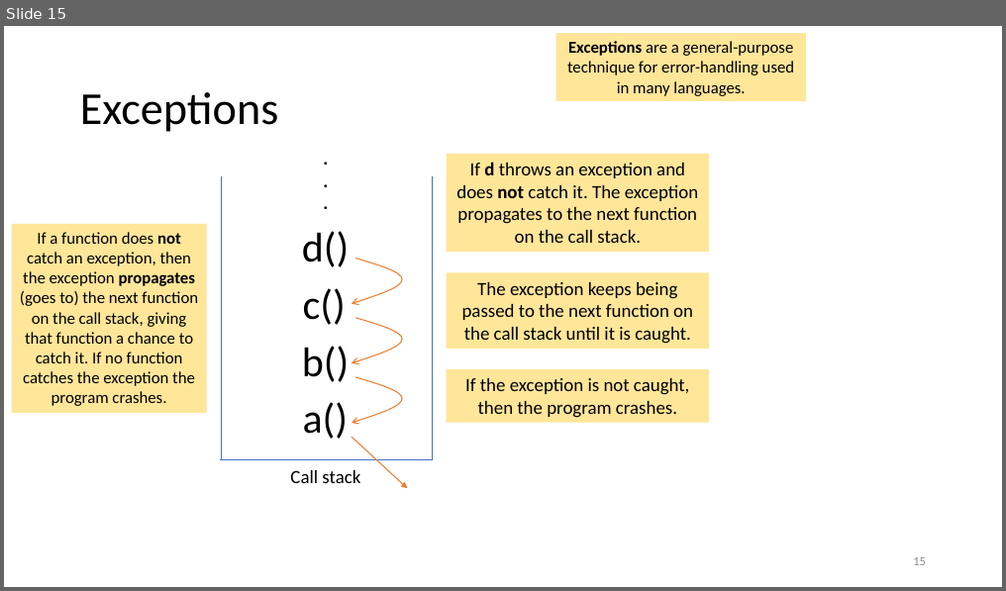
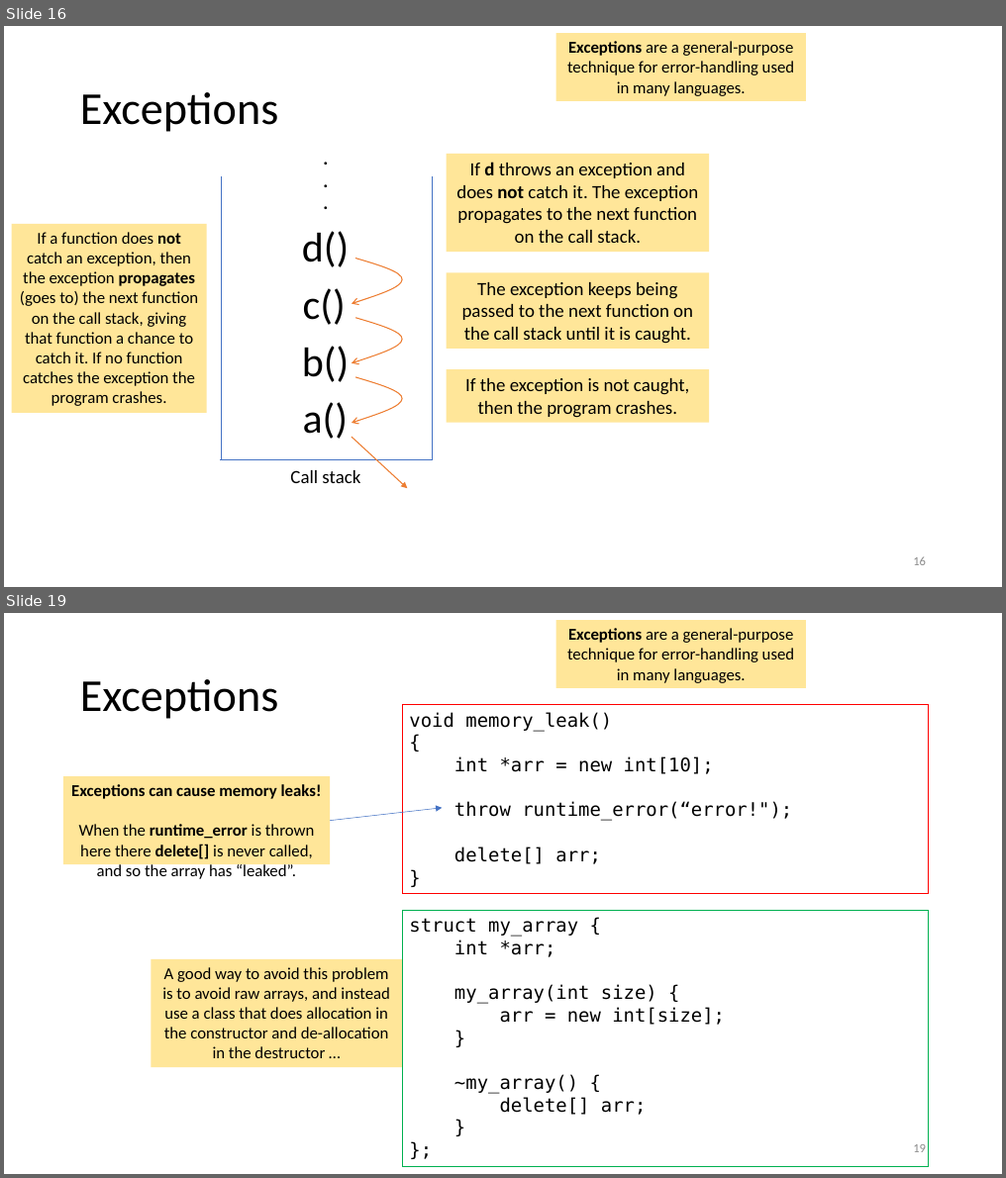
Before and after one commit to tjd1234/cmpt135spring2024, a slide deck: sample_code/week9/week9_cmpt135.pptx. Shown one above the other, each under a label of ours: slide 15 before the commit, slides 16 and 19 after it; the slides between them are not shown. The pictures are 1006x591 and 1006x1178 pixels, drawn with LibreOffice and Linux fonts; fonts in the diff are those of the drawing. Boxes give left, top, right and bottom in pixels: in the first picture for what was removed or moved away, otherwise in the second. Text is boxed around its words. In the diff, an @@ line names an element or a change of style, - is before the commit and + after.

```diff
--- a/sample_code/week9/week9_cmpt135.pptx
+++ b/sample_code/week9/week9_cmpt135.pptx
@@ slide 19 added at <box>4,613,1002,1174</box>, background #FFFFFF @@
@@ rectangle added at <box>556,621,807,688</box>, fill #FFE699, 16 pt, text #000000 @@
+Exceptions are a general-purpose technique for error-handling used in many languages.
@@ title added at <box>80,679,278,719</box>, 44 pt, text #000000 @@
+Exceptions
@@ rectangle added at <box>402,705,930,894</box>, outline #FF0000 0.75 pt, 18 pt, text #000000 @@
+void memory_leak()
+{
+int *arr = new int[10];
+throw runtime_error(“error!");
+delete[] arr;
+}
@@ rectangle added at <box>63,776,330,864</box>, fill #FFE699, 16 pt, text #000000 @@
+Exceptions can cause memory leaks!
+When the runtime_error is thrown here there delete[] is never called, and so the array has “leaked”.
@@ arrow added from (330, 820) to (442, 808), #4472C4 0.5 pt @@
@@ rectangle added at <box>402,910,930,1167</box>, outline #00B050 0.75 pt, 18 pt, text #000000 @@
+struct my_array {
+int *arr;
+my_array(int size) {
+arr = new int[size];
+}
+~my_array() {
+delete[] arr;
+}
+};
@@ rectangle added at <box>151,959,402,1068</box>, fill #FFE699, 16 pt, text #000000 @@
+A good way to avoid this problem is to avoid raw arrays, and instead use a class that does allocation in the constructor and de-allocation in the destructor …
@@ page number added at <box>913,1145,926,1153</box>, 12 pt, text #8C8C8C @@
+19
@@ what was slide 15 is now slide 16 @@
```
Also in this commit, not shown: 6 slides changed, 5 other slides added, 1 other file.
